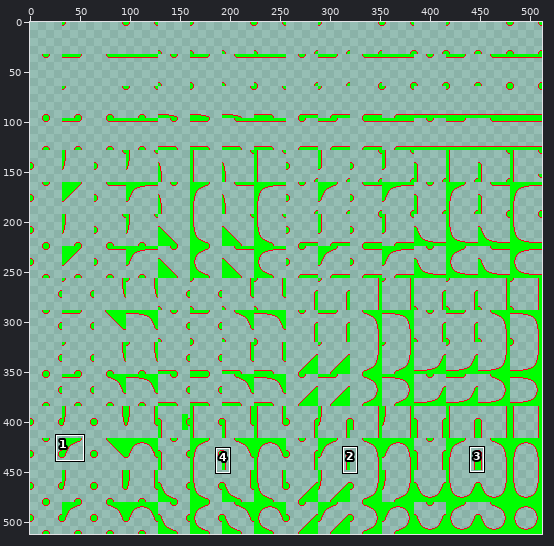
Sprite sheet, stored at Solution/App/Resource/future_dot_1.png. Above, an overview of the earlier version with the close-up marked.
Close-up. The starting point:
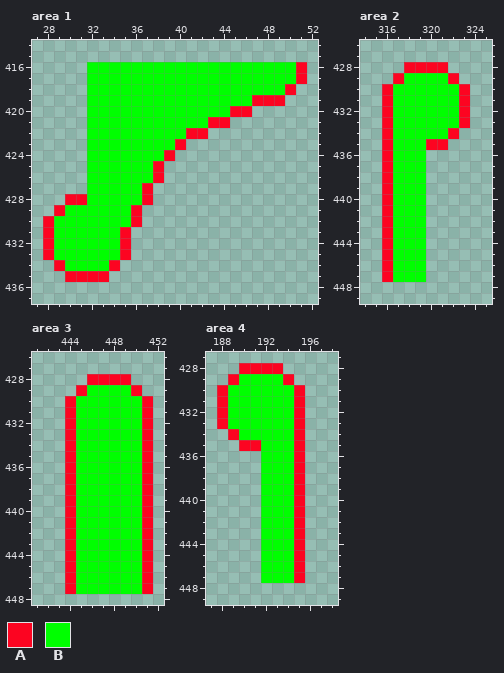
The file is 512x512 pixels. Shown: area 1: x 27..52, y 414..437; area 2: x 314..325, y 426..449; area 3: x 441..452, y 426..448; area 4: x 187..198, y 427..449. The commit also changed other parts of the picture, which this record leaves out.
Palette (. is transparent): A #fc0421  B #00ff00
The result:
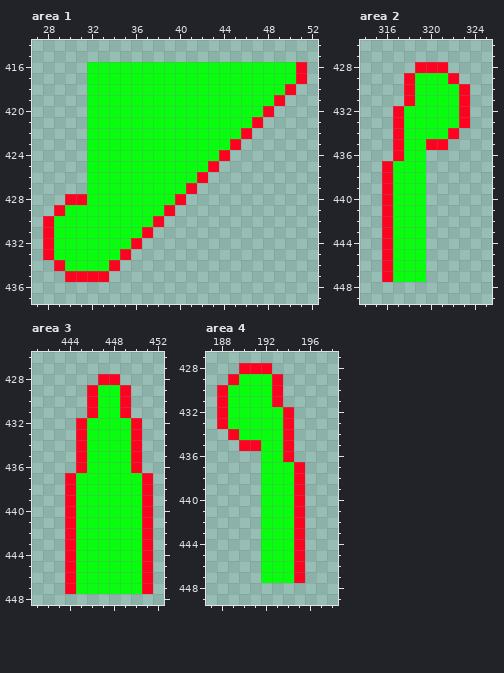
Difference:
@@ palette @@
-B #00ff00
+B #08fd0e
--- area 1
@@ x 33..50 @@
 418 BBBBBBBBBBBBBBBBBA
-419 BBBBBBBBBBBBBBAAA.
-420 BBBBBBBBBBBBAA....
-421 BBBBBBBBBBAA......
-422 BBBBBBBBAA........
-423 BBBBBBBA..........
-424 BBBBBBA...........
-425 BBBBBA............
-426 BBBBBA............
-427 BBBBA.............
-428 BBBBA.............
-429 BBBA..............
-430 BBBA..............
-431 BBA...............
-432 BBA...............
+419 BBBBBBBBBBBBBBBBA.
+420 BBBBBBBBBBBBBBBA..
+421 BBBBBBBBBBBBBBA...
+422 BBBBBBBBBBBBBA....
+423 BBBBBBBBBBBBA.....
+424 BBBBBBBBBBBA......
+425 BBBBBBBBBBA.......
+426 BBBBBBBBBA........
+427 BBBBBBBBA.........
+428 BBBBBBBA..........
+429 BBBBBBA...........
+430 BBBBBA............
+431 BBBBA.............
+432 BBBA..............
 433 BBA...............
--- area 2
@@ x 314..320 @@
 427 .......
-428 ....AAA
-429 ...ABBB
-430 ..ABBBB
-431 ..ABBBB
-432 ..ABBBB
-433 ..ABBBB
-434 ..ABBBB
-435 ..ABBBA
-436 ..ABBB.
+428 .....AA
+429 ....ABB
+430 ....ABB
+431 ....ABB
+432 ...ABBB
+433 ...ABBB
+434 ...ABBB
+435 ...ABBA
+436 ...ABB.
 437 ..ABBB.
--- area 3
@@ x 441..452 @@
 427 ............
-428 .....AAAA...
-429 ....ABBBBA..
-430 ...ABBBBBBA.
-431 ...ABBBBBBA.
-432 ...ABBBBBBA.
-433 ...ABBBBBBA.
-434 ...ABBBBBBA.
-435 ...ABBBBBBA.
-436 ...ABBBBBBA.
+428 ......AA....
+429 .....ABBA...
+430 .....ABBA...
+431 .....ABBA...
+432 ....ABBBBA..
+433 ....ABBBBA..
+434 ....ABBBBA..
+435 ....ABBBBA..
+436 ....ABBBBA..
 437 ...ABBBBBBA.
--- area 4
@@ x 191..197 @@
 427 .......
-428 AAA....
-429 BBBA...
-430 BBBBA..
-431 BBBBA..
-432 BBBBA..
-433 BBBBA..
-434 BBBBA..
-435 ABBBA..
-436 .BBBA..
+428 AA.....
+429 BBA....
+430 BBA....
+431 BBA....
+432 BBBA...
+433 BBBA...
+434 BBBA...
+435 ABBA...
+436 .BBA...
 437 .BBBA..
